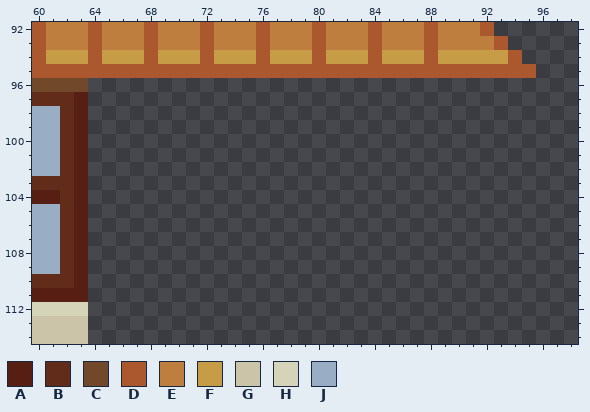
File history of a pixel-art file, anotherThreat/aseprite/tilemap.aseprite. Above is the file before it was changed.
512x512 pixels, 1 frame. Colours within 5 levels of each other are drawn and written as one. Shown: x 60..98, y 92..114. The commit also changed other parts of the picture, which this record leaves out.
Visible layers, top first: "character", "background_tile", "ground_tile".
Palette (. is transparent): A #571f14  B #622c1a  C #72482a  D #ab582e  E #be7f3e  F #c69c46  G #cbc4a8  H #d6d4b8  J #99adc4
Pixels before, first column x 60:
 92 DEEEDEEEDEEEDEEEDEEEDEEEDEEEDEEED...
 93 DEEEDEEEDEEEDEEEDEEEDEEEDEEEDEEEED..
 94 DFFFDFFFDFFFDFFFDFFFDFFFDFFFDFFFFFD.
 95 DDDDDDDDDDDDDDDDDDDDDDDDDDDDDDDDDDDD
 96 CCCC................................
 97 BBBA................................
 98 JJBA................................
 99 JJBA................................
100 JJBA................................
101 JJBA................................
102 JJBA................................
103 BBBA................................
104 AABA................................
105 JJBA................................
106 JJBA................................
107 JJBA................................
108 JJBA................................
109 JJBA................................
110 BBBA................................
111 AAAA................................
112 HHHH................................
113 GGGG................................
114 GGGG................................
New version:
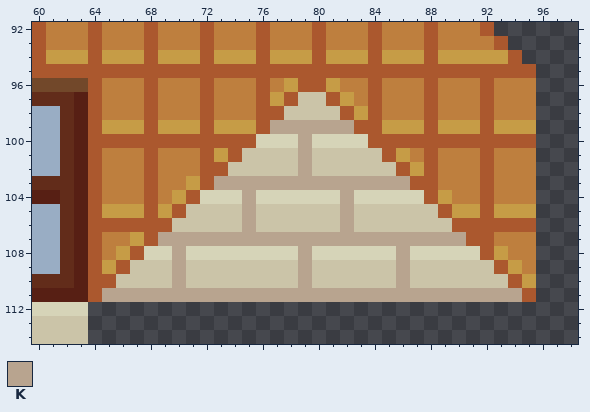
Colours new in this view: K #b8a48f
The edit:
Layer "background_tile":
The author put colour D in row 96 at x 64, 68, 72, 76, 79 to 80, 84, 88 and 92; in row 97 at x 64, 68, 72, 76, 78, 81, 84, 88 and 92; in row 98 at x 64, 68, 72, 76 to 77, 82, 84, 88 and 92; in row 99 at x 64, 68, 72, 76, 83 to 84, 88 and 92; in row 100 at x 64 to 75 and 84 to 95; in row 101 at x 64, 68, 72, 74, 85, 88 and 92.
The author put colour D in row 102 at x 64, 68, 72 to 73, 86, 88 and 92; in row 103 at x 64, 68, 72, 87 to 88 and 92; in row 104 at x 64, 68, 71, 88 and 92; in row 105 at x 64, 68, 70, 89 and 92; in row 106 at x 64 to 69 and 90 to 95; in row 107 at x 64, 68 and 91 to 92.
The author put colour D in row 108 at x 64, 67 and 92; in row 109 at x 64, 66 and 93; in row 110 at x 64 to 65 and 94; in row 111 at x 64 and 95.
The author put colour E in row 96 at x 65 to 67, 69 to 71, 73 to 75, 77, 82 to 83, 85 to 87, 89 to 91 and 93 to 95; in row 97 at x 65 to 67, 69 to 71, 73 to 75, 83, 85 to 87, 89 to 91 and 93 to 95; in row 98 at x 65 to 67, 69 to 71, 73 to 75, 85 to 87, 89 to 91 and 93 to 95; in row 101 at x 65 to 67, 69 to 71, 87, 89 to 91 and 93 to 95; in row 102 at x 65 to 67, 69 to 71, 89 to 91 and 93 to 95; in row 103 at x 65 to 67, 69 to 70, 89 to 91 and 93 to 95.
The author put colour E in row 104 at x 65 to 67, 69, 90 to 91 and 93 to 95; in row 107 at x 65 to 66 and 93 to 95; in row 108 at x 65 and 94 to 95; in row 109 at x 95.
The author put colour F in row 96 at x 78 and 81; in row 97 at x 77 and 82; in row 98 at x 83; in row 99 at x 65 to 67, 69 to 71, 73 to 75, 85 to 87, 89 to 91 and 93 to 95; in row 101 at x 73 and 86; in row 102 at x 87.
The author put colour F in row 103 at x 71; in row 104 at x 70 and 89; in row 105 at x 65 to 67, 69, 90 to 91 and 93 to 95; in row 107 at x 67; in row 108 at x 66 and 93; in row 109 at x 65 and 94.
The author put colour F in row 110 at x 95.
The author put colour G in row 97 at x 79 to 80; in row 98 at x 78 to 81; in row 101 at x 75 to 78 and 80 to 84; in row 102 at x 74 to 78 and 80 to 85; in row 105 at x 71 to 74, 76 to 81 and 83 to 88; in row 106 at x 70 to 74, 76 to 81 and 83 to 89.
The author put colour G in row 109 at x 67 to 69, 71 to 78, 80 to 85 and 87 to 92; in row 110 at x 66 to 69, 71 to 78, 80 to 85 and 87 to 93.
The author put colour H in row 100 at x 76 to 78 and 80 to 83; in row 104 at x 72 to 74, 76 to 81 and 83 to 87; in row 108 at x 68 to 69, 71 to 78, 80 to 85 and 87 to 91.
The author put colour K in row 99 at x 77 to 82; in rows 100 to 102 at x 79; in row 103 at x 73 to 86; in rows 104 to 106 at x 75 and 82; in row 107 at x 69 to 90; in rows 108 to 110 at x 70, 79 and 86.
The author put colour K in row 111 at x 65 to 94.
Boxes around the changes in both pictures, in picture pixels (x1, y1, x2, y2):
added: (88, 78, 536, 302)
